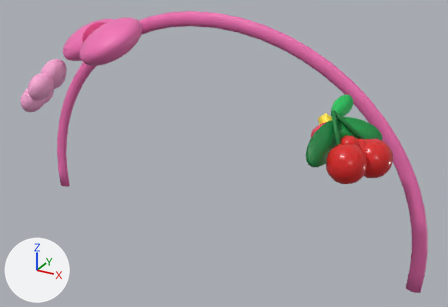
The glTF model test/3d/f/props-x.glb: old version first, new version second.
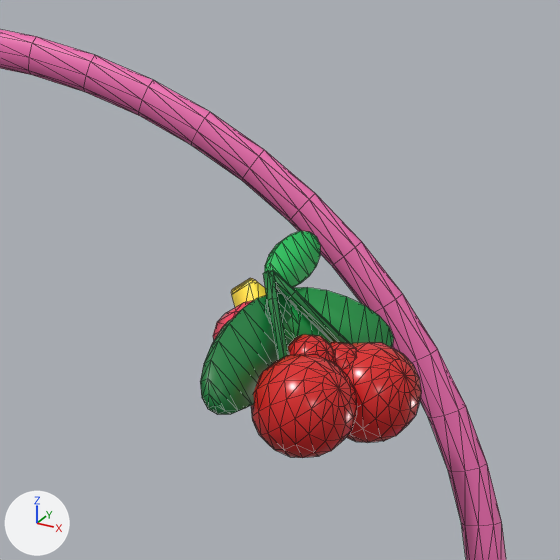
Each version appears first whole from a 50 mm camera at (0.329, -0.569, 1.121) aimed at (0.038, -0.039, 0.856), and next in a close-up on the part from 51% to 100% of the width and 1% to 73% of the height. Every picture has the same lights, and +X, +Y and +Z are marked at lower left. The older version's two pictures come first. The close-ups show mesh edges as thin lines. Where no turn or scale is listed for an object, it has been applied to the vertices.
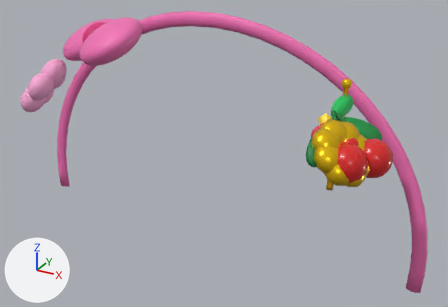
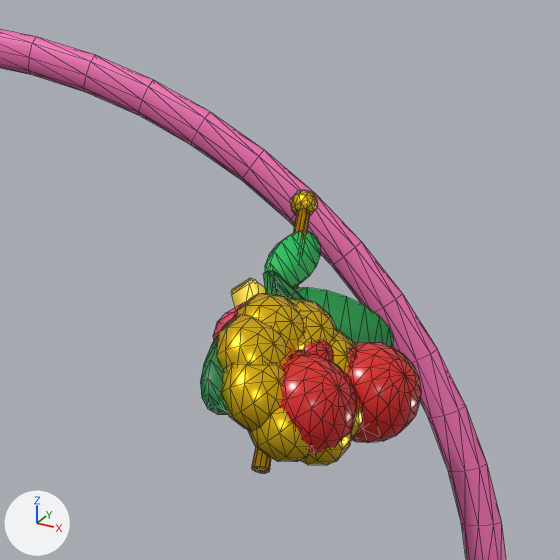
Pixel boxes [x1, y1, x2, y2] of what changed, in the close-ups (560 x 560 px):
```json
{"object": "Mesh_6", "change": "added", "after": [216, 190, 362, 473], "faces in mat_cfacc15m (yellow #facc15)": [216, 190, 362, 465], "faces in mat_ceab308m (yellow #eab308)": [252, 210, 310, 473]}
{"object": "Mesh_3", "change": "unchanged, covered by the edit", "before": [200, 287, 394, 415], "after": [200, 287, 394, 415]}
```

Scene script edits in JSON lines:
```json
{"op": "add", "block": "mat_cfacc15m", "code": ["mat_cfacc15m = principled_material('cfacc15m')", "mat_cfacc15m.base_color = (0.956, 0.604, 0.0075)  # yellow #facc15", "mat_cfacc15m.metallic = 0.75", "mat_cfacc15m.roughness = 0.3"]}
{"op": "add", "block": "mat_cdc2626m", "code": ["mat_cdc2626m = principled_material('cdc2626m')", "mat_cdc2626m.base_color = (0.716, 0.0194, 0.0194)  # red #dc2626", "mat_cdc2626m.metallic = 0.1", "mat_cdc2626m.roughness = 0.2", "mat_cdc2626m.coat_weight = 1.0", "mat_cdc2626m.coat_roughness = 0.08"]}
{"op": "add", "block": "mat_ceab308m", "code": ["mat_ceab308m = principled_material('ceab308m')", "mat_ceab308m.base_color = (0.823, 0.451, 0.00243)  # yellow #eab308", "mat_ceab308m.metallic = 0.8", "mat_ceab308m.roughness = 0.32"]}
{"op": "add", "block": "me_mesh_6", "code": ["me_mesh_6 = bpy.data.meshes.new('Mesh_6')", "me_mesh_6.from_pydata(...)  # 632 vertices, 1220 faces; spans x 0.4081..0.4569, y -0.1297..-0.0358, z 0.1555..0.232", "# faces by material slot: [60, 1040, 120]", "me_mesh_6.materials.append(mat_ceab308m)  # yellow #eab308", "me_mesh_6.materials.append(mat_cfacc15m)  # yellow #facc15", "me_mesh_6.materials.append(mat_cdc2626m)  # red #dc2626"]}
{"op": "add", "block": "ob_mesh_6", "code": ["ob_mesh_6 = bpy.data.objects.new('Mesh_6', me_mesh_6)", "ob_mesh_6.location = (-0.2511, 0.0118, 0.7216)"]}
```
